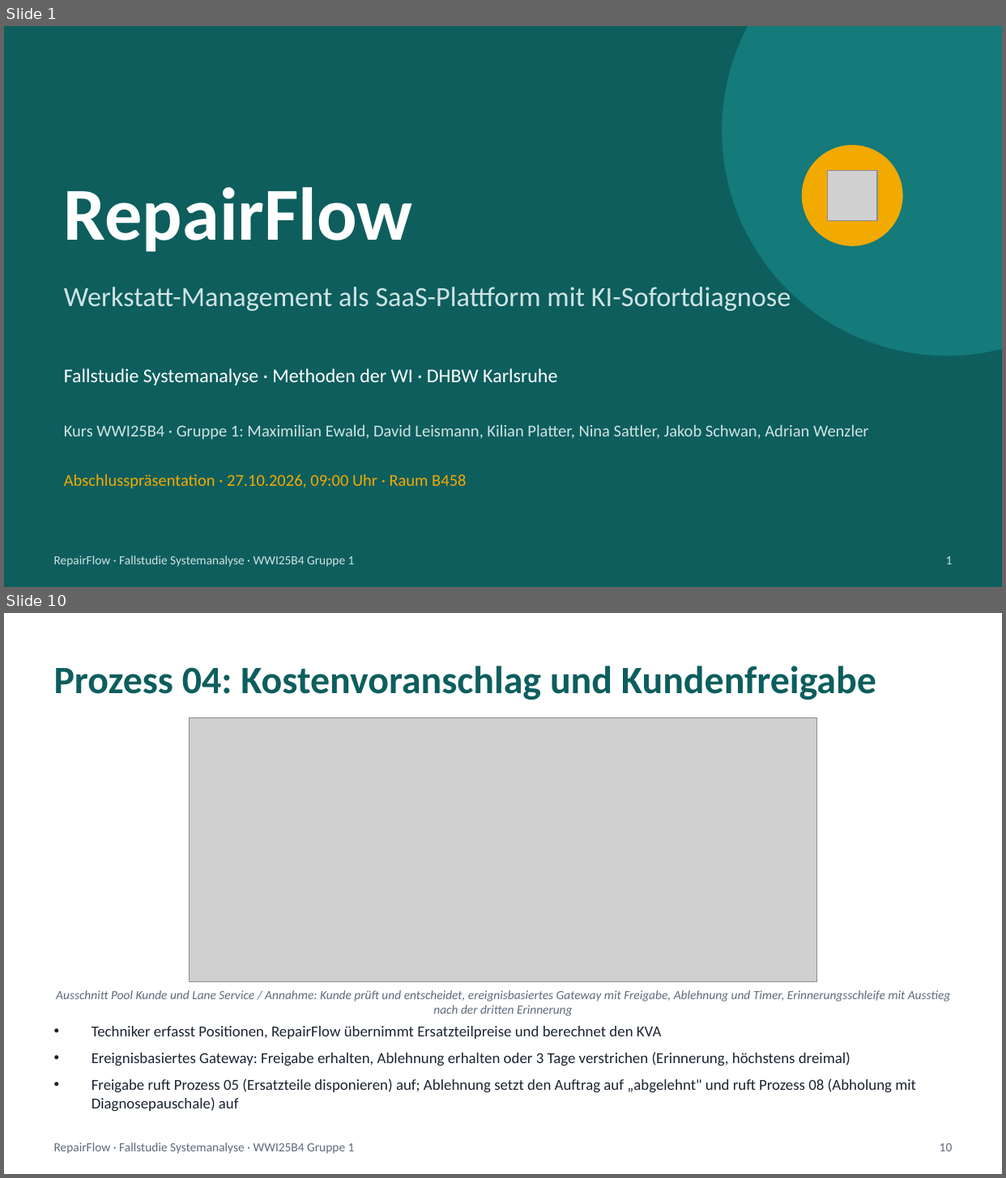
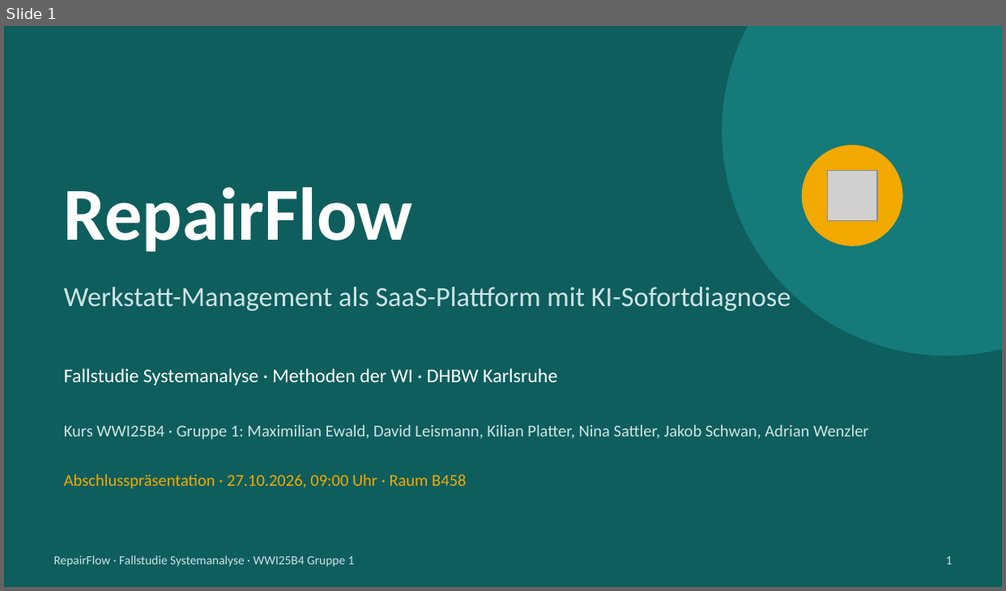
Before and after one commit to jakobschwan123-cmd/casestudy-semester-3, a slide deck: 4_praesentation/Abschlusspraesentation.pptx. Shown one above the other, each under a label of ours: slides 1 and 10 before the commit, slide 1 after it; the slides between them are not shown. The pictures are 1006x1178 and 1006x591 pixels, drawn with LibreOffice and Linux fonts; fonts in the diff are those of the drawing; grey boxes stand for pictures. Boxes give left, top, right and bottom in pixels: in the first picture for what was removed or moved away, otherwise in the second. Text is boxed around its words. In the diff, an @@ line names an element or a change of style, - is before the commit and + after.

```diff
--- a/4_praesentation/Abschlusspraesentation.pptx
+++ b/4_praesentation/Abschlusspraesentation.pptx
@@ slide 10 removed at (x1=4, y1=613, x2=1002, y2=1174), background #FFFFFF @@
@@ text removed at (x1=54, y1=666, x2=876, y2=700) @@
-Prozess 04: Kostenvoranschlag und Kundenfreigabe
@@ picture removed at (x1=189, y1=717, x2=817, y2=982) @@
@@ text removed at (x1=56, y1=990, x2=951, y2=1016) @@
-Ausschnitt Pool Kunde und Lane Service / Annahme: Kunde prüft und entscheidet, ereignisbasiertes Gateway mit Freigabe, Ablehnung und Timer, Erinnerungsschleife mit Ausstieg nach der dritten Erinnerung
@@ text removed at (x1=91, y1=1026, x2=916, y2=1112) @@
-• Techniker erfasst Positionen, RepairFlow übernimmt Ersatzteilpreise und berechnet den KVA
-• Ereignisbasiertes Gateway: Freigabe erhalten, Ablehnung erhalten oder 3 Tage verstrichen (Erinnerung, höchstens dreimal)
-• Freigabe ruft Prozess 05 (Ersatzteile disponieren) auf; Ablehnung setzt den Auftrag auf „abgelehnt" und ruft Prozess 08 (Abholung mit Diagnosepauschale) auf
@@ text removed at (x1=54, y1=1143, x2=355, y2=1154) @@
-RepairFlow · Fallstudie Systemanalyse · WWI25B4 Gruppe 1
@@ text removed at (x1=940, y1=1144, x2=953, y2=1152) @@
-10
```
Also in this commit, not shown: 9 slides changed, 8 slides added, 9 other slides removed, 13 other files.
